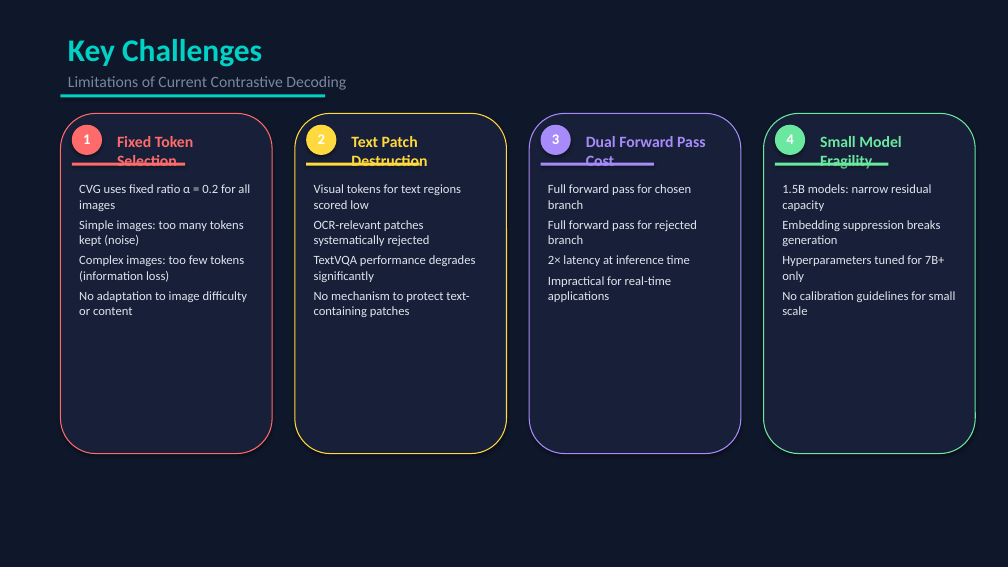
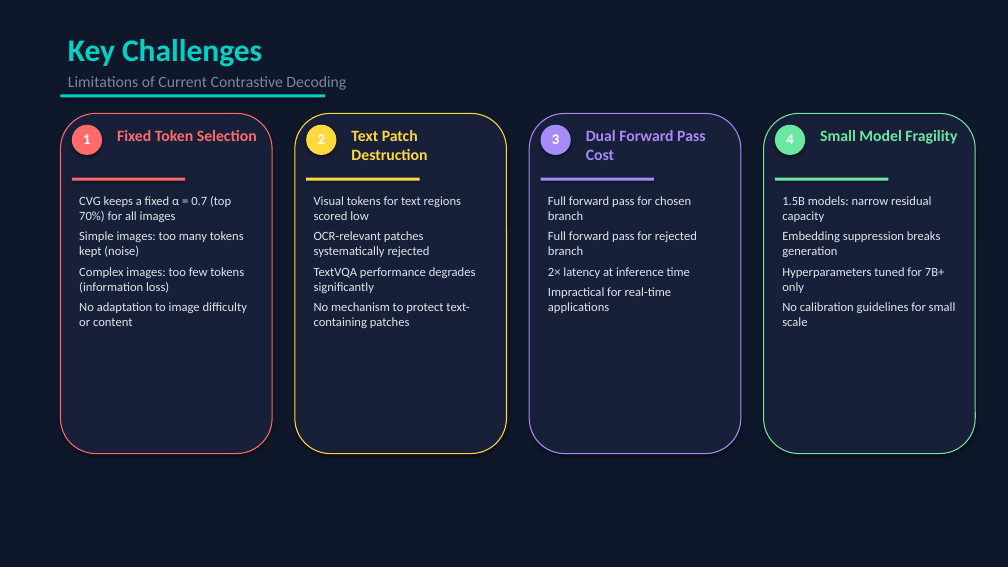
Before and after one commit to gauriiiiiiiiiiii/CVG_faithful_mllm, a slide deck: slide 3 of documentation/CVG-E_Research_Presentation.pptx. Drawn at 1008x567 pixels with LibreOffice and Linux fonts; fonts in the diff are those of the drawing. Boxes give left, top, right and bottom in pixels: in the first picture for what was removed or moved away, otherwise in the second. Text is boxed around its words. In the diff, an @@ line names an element or a change of style, - is before the commit and + after.

```diff
--- a/documentation/CVG-E_Research_Presentation.pptx
+++ b/documentation/CVG-E_Research_Presentation.pptx
@@ text "Fixed Token Selection" rewrapped from [117,136,193,166] to [117,130,257,141] @@
@@ text "Text Patch Destruction": place and size @@
-text "Text Patch Destruction" at [351,136,427,166]
+text "Text Patch Destruction" at [351,130,427,160]
@@ text "Dual Forward Pass Cost": place and size @@
-text "Dual Forward Pass Cost" at [586,136,705,166]
+text "Dual Forward Pass Cost" at [586,130,705,160]
@@ text "Small Model Fragility" rewrapped from [820,136,901,169] to [820,130,957,144] @@
@@ 4 rectangles: place and size @@
-4 rectangles at [72,163,889,166]
+4 rectangles at [72,178,889,181]
@@ 4 texts: place and size @@
-4 texts at [79,184,956,317]
+4 texts at [79,196,956,328]
@@ text at [79,196,231,222]: text changed @@
-CVG uses fixed ratio α = 0.2 for all images
+CVG keeps a fixed α = 0.7 (top 70%) for all images
```
Also in this commit, not shown: 2 other slides changed, 2 other files.
